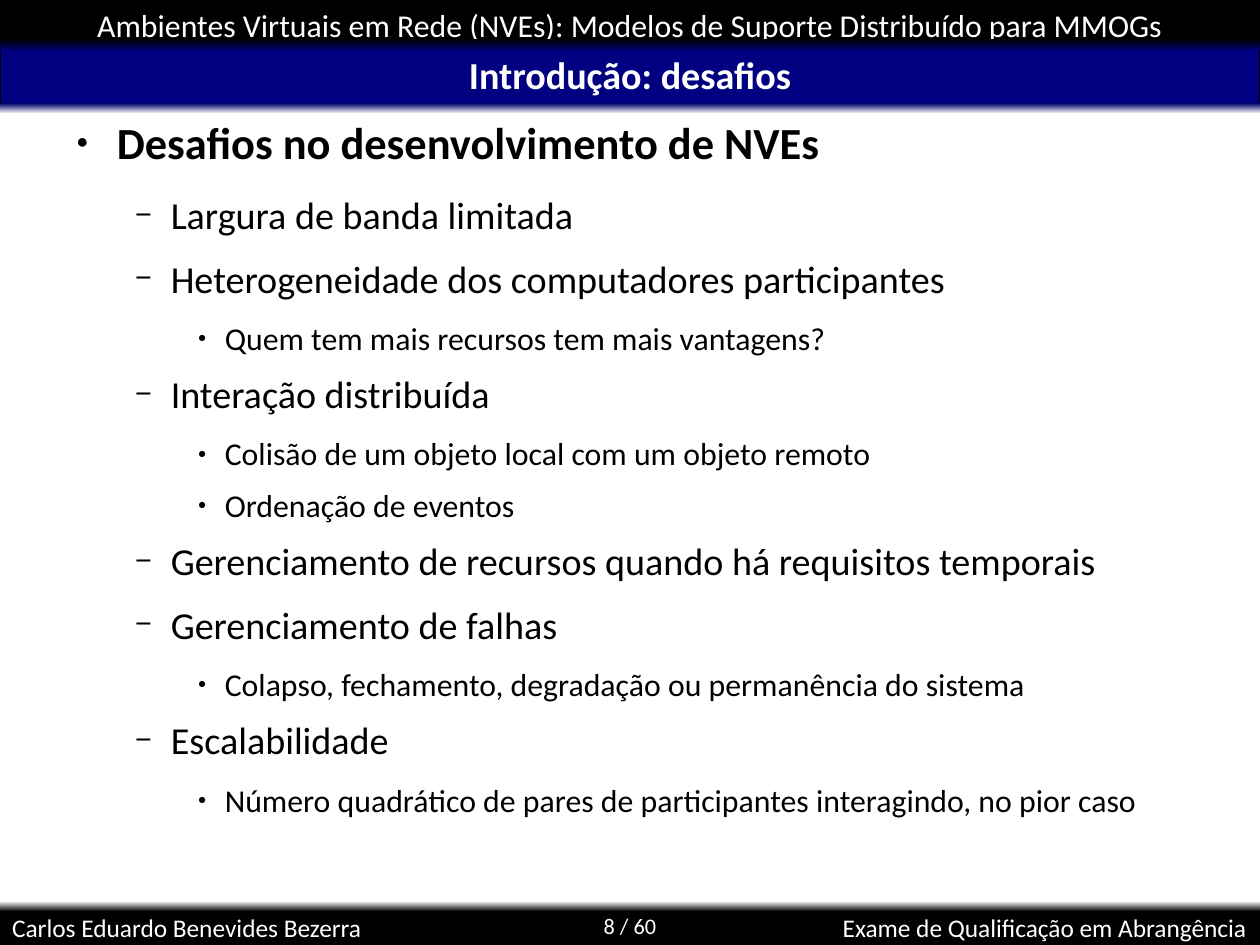
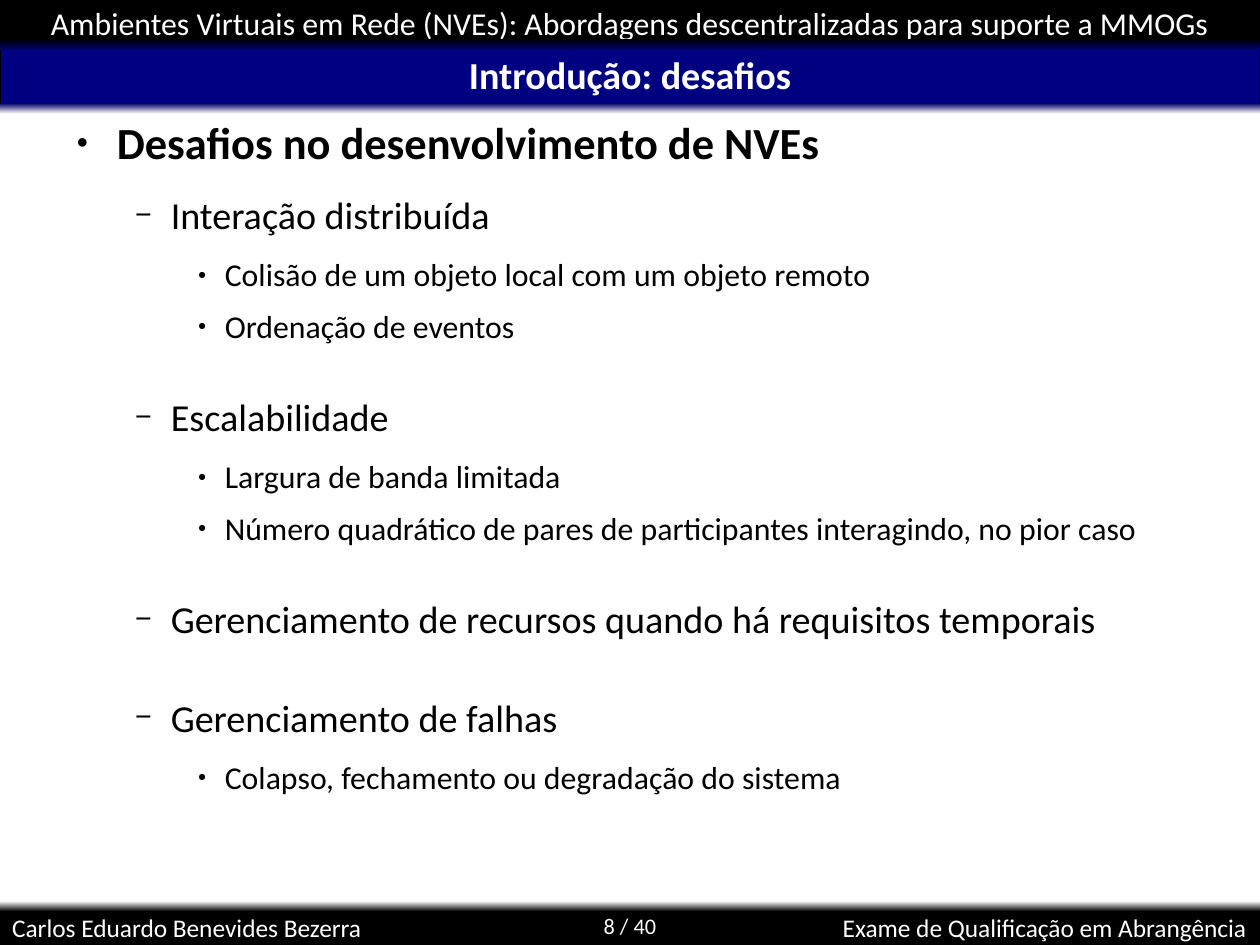
Before and after one commit to kdubezerra/kdubezerra, a slide deck: slide 8 of disciplinas/cmp600/app_turbo.ppt. Drawn at 1260x945 pixels with LibreOffice and Linux fonts; fonts in the diff are those of the drawing; background and template pictures are left out. Boxes give left, top, right and bottom in pixels: in the first picture for what was removed or moved away, otherwise in the second. Text is boxed around its words. In the diff, an @@ line names an element or a change of style, - is before the commit and + after.

```diff
--- a/disciplinas/cmp600/app_turbo.ppt
+++ b/disciplinas/cmp600/app_turbo.ppt
@@ text in rectangle at [51, 12, 1208, 39]: text changed @@
-Ambientes Virtuais em Rede (NVEs): Modelos de Suporte Distribuído para MMOGs
+Ambientes Virtuais em Rede (NVEs): Abordagens descentralizadas para suporte a MMOGs
@@ text at [171, 202, 945, 356]: paragraphs removed @@
-  − Largura de banda limitada
-  − Heterogeneidade dos computadores participantes
-    ● Quem tem mais recursos tem mais vantagens?
@@ text at [171, 404, 1136, 546]: paragraphs added @@
+  − Escalabilidade
+    ● Largura de banda limitada
+    ● Número quadrático de pares de participantes interagindo, no pior caso
@@ text at [225, 767, 841, 795]: text changed @@
-    ● Colapso, fechamento, degradação ou permanência do sistema
-  − Escalabilidade
-    ● Número quadrático de pares de participantes interagindo, no pior caso
+    ● Colapso, fechamento ou degradação do sistema
@@ page number at [604, 919, 657, 934]: text changed @@
-8 / 60
+8 / 40
```
Also in this commit, not shown: 34 other slides changed, 5 slides added, 25 slides removed.
